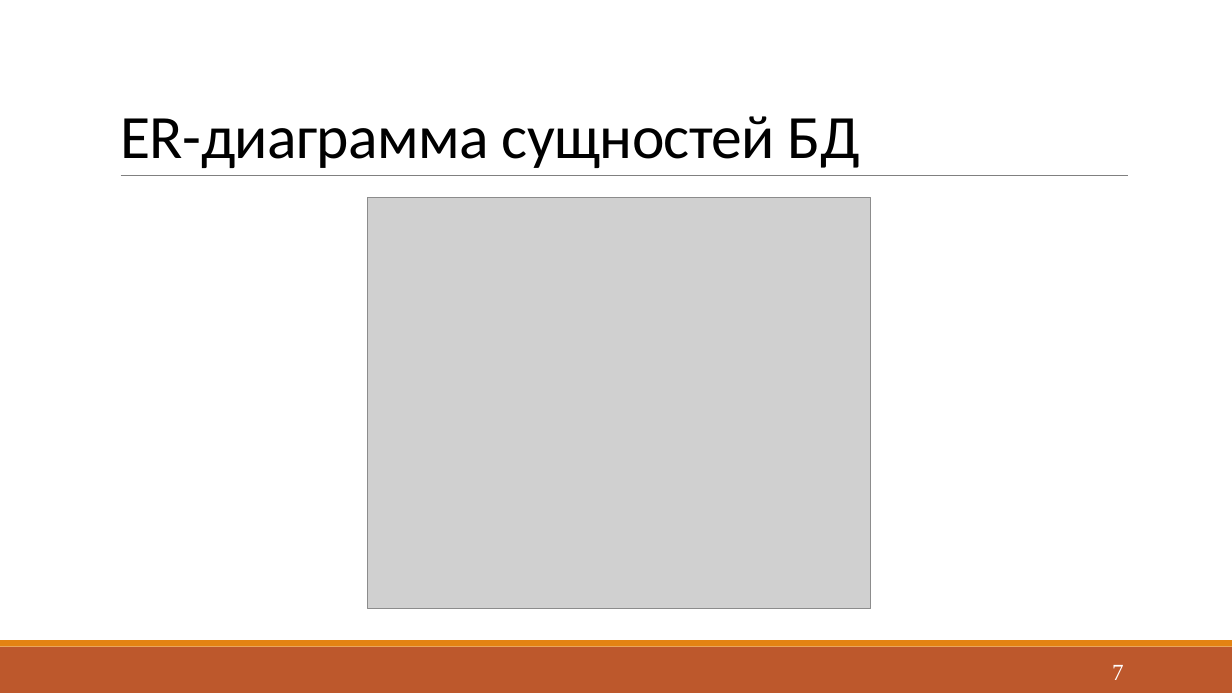
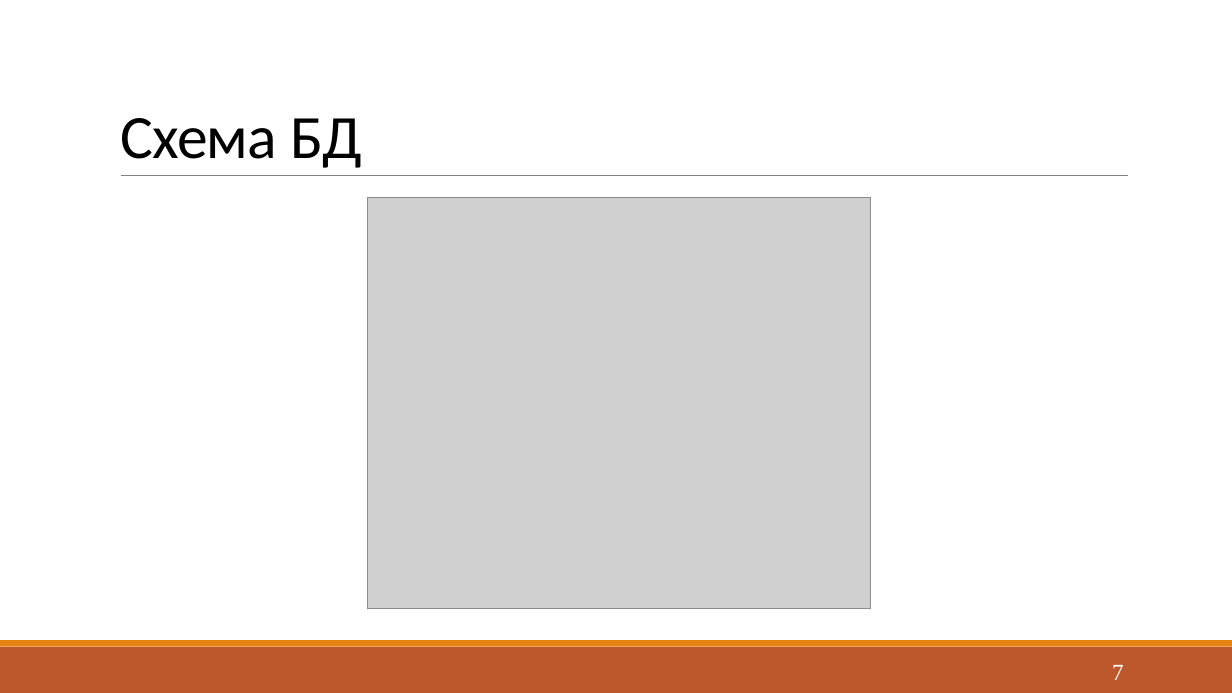
Before and after one commit to Yokud/DBCourseWork, a slide deck: slide 7 of docs/Presentation.pptx. Drawn at 1232x693 pixels with LibreOffice and Linux fonts; fonts in the diff are those of the drawing; grey boxes stand for pictures. Boxes give left, top, right and bottom in pixels: in the first picture for what was removed or moved away, otherwise in the second. Text is boxed around its words. In the diff, an @@ line names an element or a change of style, - is before the commit and + after.

```diff
--- a/docs/Presentation.pptx
+++ b/docs/Presentation.pptx
@@ title at (x1=120, y1=118, x2=362, y2=168): text changed @@
-ER-диаграмма сущностей БД
+Схема БД
```
Also in this commit, not shown: 10 other slides changed, 4 other files.
